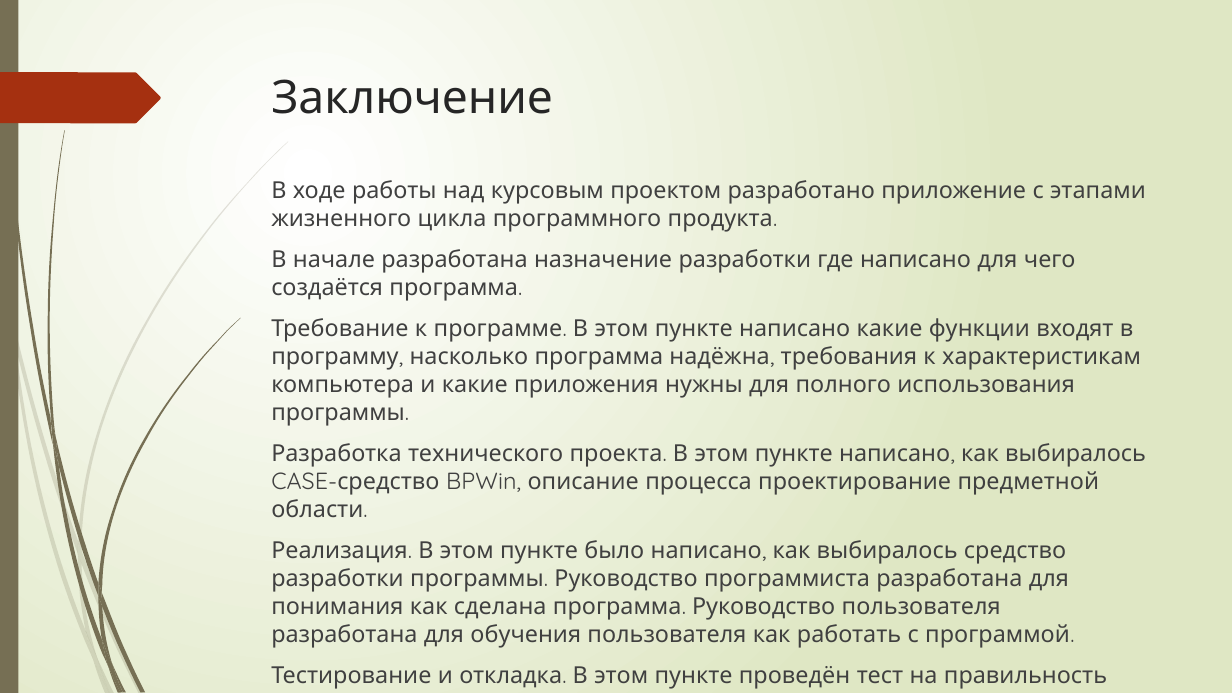
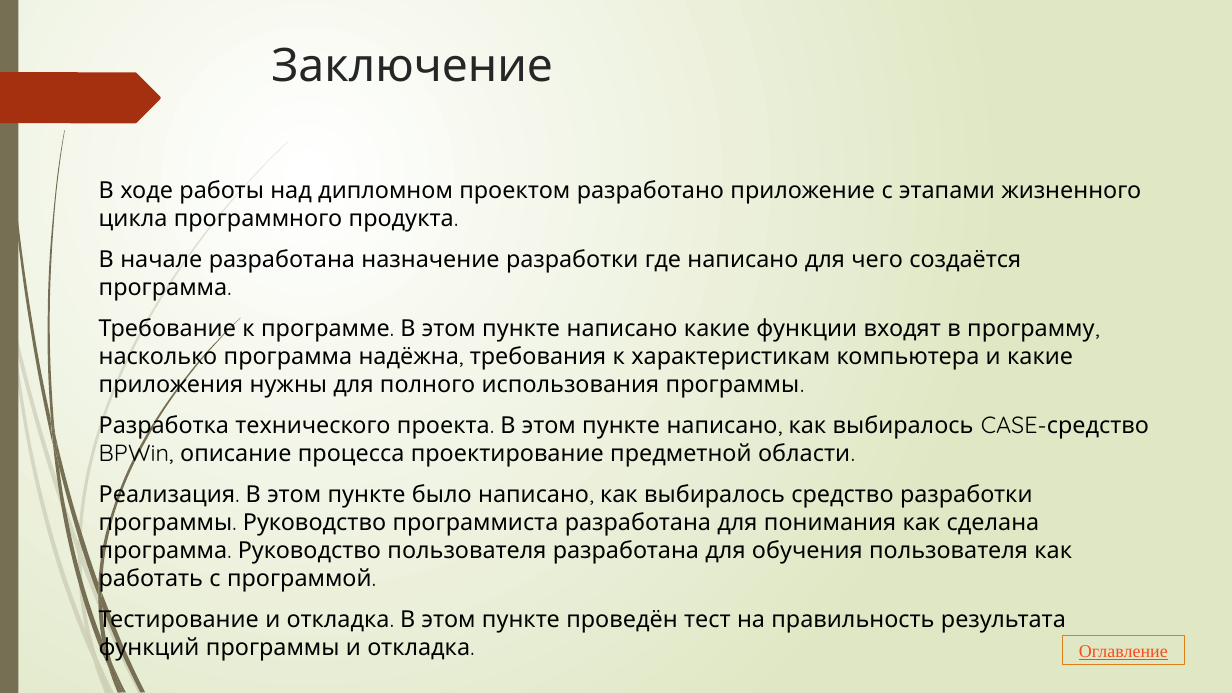
Before and after one commit to Renc345/123122, a slide deck: slide 12 of Стародубцев - Презентация.pptx (slide 10 before the commit). Drawn at 1232x693 pixels with LibreOffice and Linux fonts; fonts in the diff are those of the drawing. Boxes give left, top, right and bottom in pixels: in the first picture for what was removed or moved away, otherwise in the second. Text is boxed around its words. In the diff, an @@ line names an element or a change of style, - is before the commit and + after.

```diff
--- a/Стародубцев - Презентация.pptx
+++ b/Стародубцев - Презентация.pptx
@@ title "Заключение": place and size @@
-title "Заключение" at (271,79,553,114)
+title "Заключение" at (271,47,553,82)
@@ text "В ходе работы над дипломном ...": place and size @@
-text "В ходе работы над дипломном ..." at (271,180,1146,689)
+text "В ходе работы над дипломном ..." at (99,180,1149,633)
@@ text at (99,180,1141,232): text changed; text colour #404040 to #000000 @@
-В ходе работы над курсовым проектом разработано приложение с этапами жизненного цикла программного продукта.
+В ходе работы над дипломном проектом разработано приложение с этапами жизненного цикла программного продукта.
@@ text at (99,249,1149,633): text colour #404040 to #000000 in "В начале разработана назначение разработки где написано ...", "Требование к программе. В этом пункте написано ...", "Разработка технического проекта. В этом пункте написано, ...", "Реализация. В этом пункте было написано, как ..." and 1 more places @@
@@ rectangle added at (1063,636,1185,665), outline #DE7E18 0.75 pt, 14 pt, text #FB4A18, underline @@
+Оглавление
```
Also in this commit, not shown: 7 other slides changed, 3 slides added, 1 slide removed.
